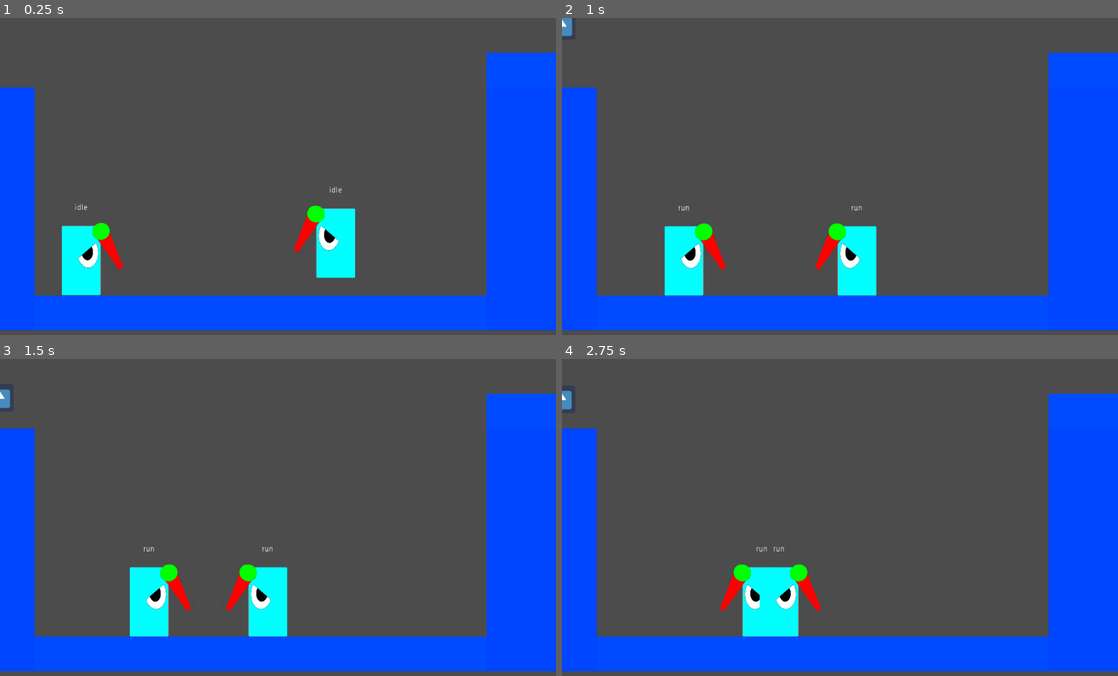
Above: before the commit, frames 1-4 (two rows, left to right).
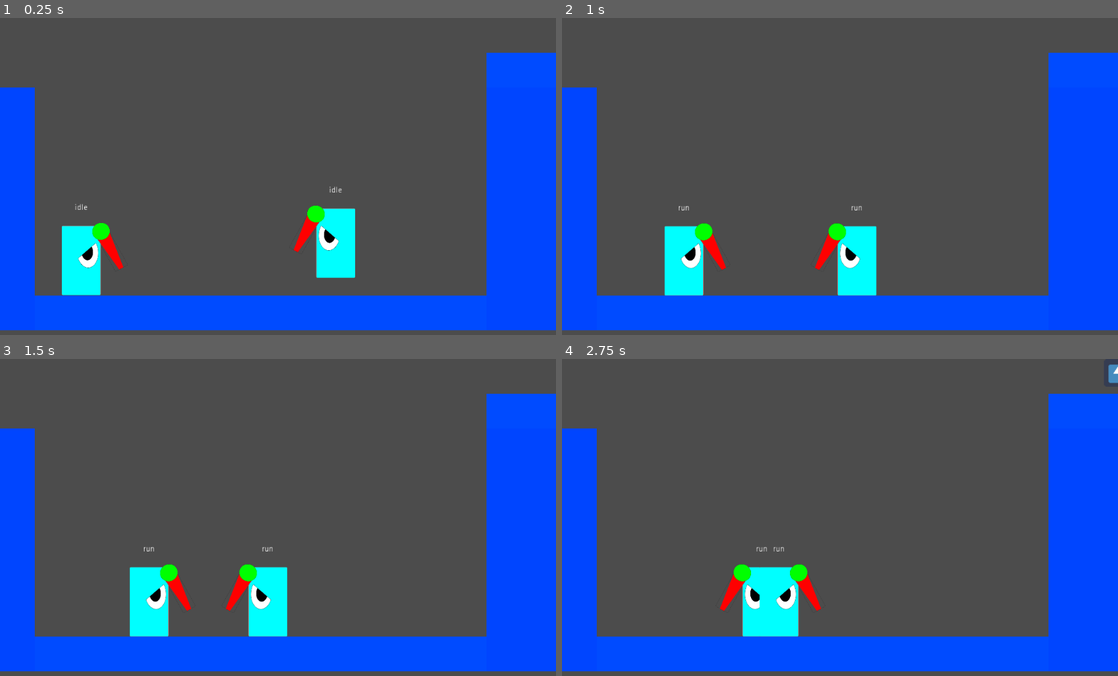
Above: after the commit, the same moments.

Repository: MellowM00se/Godot_Game_Jam
Game: Godot game, scene res://Scenes/level.tscn
The game is run twice, just before and just after one commit, with the same random seed, the same clock (stepped at 60 frames per second) and the same inputs. The project has no main scene, so this scene is started directly. The engine's default icon, where the game draws it, is replaced by a stand-in: a white triangle on a blue panel in a dark square.
Inputs:
- Up to frame 1 (0.25 s): no input
- Up to frame 2 (1 s): hold Right (move_right) from 0.53 s (still down); tap Space (jump) at 0.77 s
- Up to frame 3 (1.5 s): keep holding Right (move_right)
- Up to frame 4 (2.75 s): tap Space (jump) at 1.52 s; release Right (move_right) at 2.03 s; hold Left (move_left) from 2.03 s (still down)

Frame 1 is identical in both runs. In frame 2, 0.1% of the frame differs, in the area x 0-2%, y 0-6%; in frame 3, 0.1%; in frame 4, 0.2%, in the area x 0-100%, y 1-17%.

Commit message:
ranged enemy cont

Diff:
--- /dev/null
+++ b/Scenes/bullet.tscn
@@ -0,0 +1,20 @@
+[gd_scene load_steps=4 format=2]
+
+[ext_resource path="res://Scripts/bullet.gd" type="Script" id=1]
+[ext_resource path="res://textures/weapon.png" type="Texture" id=2]
+
+[sub_resource type="RectangleShape2D" id=1]
+extents = Vector2( 32, 32 )
+
+[node name="bullet" type="Area2D"]
+scale = Vector2( 0.648, 0.688 )
+collision_layer = 16
+script = ExtResource( 1 )
+
+[node name="Sprite" type="Sprite" parent="."]
+rotation = 1.57079
+texture = ExtResource( 2 )
+
+[node name="CollisionShape2D" type="CollisionShape2D" parent="."]
+position = Vector2( 96, 0 )
+shape = SubResource( 1 )
--- a/Scenes/level.tscn
+++ b/Scenes/level.tscn
@@ -1,7 +1,8 @@
-[gd_scene load_steps=5 format=2]
+[gd_scene load_steps=6 format=2]
 
 [ext_resource path="res://Scenes/meleeEnemy.tscn" type="PackedScene" id=1]
 [ext_resource path="res://icon.png" type="Texture" id=2]
+[ext_resource path="res://Scenes/rangedEnemies.tscn" type="PackedScene" id=3]
 
 [sub_resource type="PhysicsMaterial" id=1]
 bounce = 0.5
@@ -18,13 +19,13 @@
 [node name="meleeEnemy2" parent="." instance=ExtResource( 1 )]
 position = Vector2( 256, 864 )
 
-[node name="meleeEnemy3" parent="." instance=ExtResource( 1 )]
-position = Vector2( 2592, 0 )
+[node name="rangedEnemies" parent="." instance=ExtResource( 3 )]
+position = Vector2( 2240, -38.5 )
 
 [node name="RigidBody2D" type="RigidBody2D" parent="." groups=[
 "player",
 ]]
-position = Vector2( 0, -64 )
+position = Vector2( 2048, -576 )
 mass = 1.0102
 physics_material_override = SubResource( 1 )
 
--- a/Scenes/rangedEnemies.tscn
+++ b/Scenes/rangedEnemies.tscn
@@ -1,16 +1,19 @@
-[gd_scene load_steps=9 format=2]
+[gd_scene load_steps=10 format=2]
 
 [ext_resource path="res://Scripts/Enemies/rangedEnemies.gd" type="Script" id=1]
 [ext_resource path="res://Scripts/Enemies/rangedStateMachine.gd" type="Script" id=2]
 [ext_resource path="res://textures/weapon.png" type="Texture" id=3]
 [ext_resource path="res://textures/character.png" type="Texture" id=4]
 
+[sub_resource type="RectangleShape2D" id=5]
+extents = Vector2( 448, 176 )
+
 [sub_resource type="RectangleShape2D" id=1]
 extents = Vector2( 64, 96 )
 
 [sub_resource type="Animation" id=2]
 resource_name = "attack"
-length = 0.4
+length = 0.5
 tracks/0/type = "value"
 tracks/0/path = NodePath("pivot/Sprite:scale")
 tracks/0/interp = 1
@@ -46,6 +49,20 @@
 "transitions": PoolRealArray( 1, 1 ),
 "update": 1,
 "values": [ true, false ]
+}
+tracks/3/type = "method"
+tracks/3/path = NodePath(".")
+tracks/3/interp = 1
+tracks/3/loop_wrap = true
+tracks/3/imported = false
+tracks/3/enabled = true
+tracks/3/keys = {
+"times": PoolRealArray( 0.4 ),
+"transitions": PoolRealArray( 1 ),
+"values": [ {
+"args": [  ],
+"method": "fireBullet"
+} ]
 }
 
 [sub_resource type="Animation" id=3]
@@ -130,6 +147,15 @@
 scale = Vector2( 0.646465, 0.688172 )
 texture = ExtResource( 3 )
 
+[node name="detector" type="Area2D" parent="pivot"]
+position = Vector2( 432, 0 )
+
+[node name="CollisionShape2D" type="CollisionShape2D" parent="pivot/detector"]
+shape = SubResource( 5 )
+
+[node name="attackPos" type="Position2D" parent="pivot"]
+position = Vector2( 160, 0 )
+
 [node name="Sprite" type="Sprite" parent="."]
 modulate = Color( 0.537255, 0.972549, 0.180392, 1 )
 scale = Vector2( 0.642, 0.843 )
@@ -168,3 +194,10 @@
 anims/attack = SubResource( 2 )
 anims/idle = SubResource( 3 )
 anims/reload = SubResource( 4 )
+
+[node name="reload" type="Timer" parent="."]
+wait_time = 0.4
+one_shot = true
+[connection signal="body_entered" from="pivot/detector" to="." method="_on_detector_body_entered"]
+[connection signal="body_exited" from="pivot/detector" to="." method="_on_detector_body_exited"]
+[connection signal="timeout" from="reload" to="." method="_on_reload_timeout"]
--- a/Scripts/Enemies/meleeEnemy.gd
+++ b/Scripts/Enemies/meleeEnemy.gd
@@ -103,4 +103,4 @@
 	var groups = body.get_groups()
 
 	if groups.has("player"):
-		body.knockBack(knockBack * direction)
+		pass
--- a/Scripts/Enemies/rangedEnemies.gd
+++ b/Scripts/Enemies/rangedEnemies.gd
@@ -1,16 +1,103 @@
 extends KinematicBody2D
 
+export var gravity = 10
+export var speed = 150
 
-# Declare member variables here. Examples:
-# var a = 2
-# var b = "text"
+
+
+
+
+var bulletPath = preload("res://Scenes/bullet.tscn")
+var hurt = false
+var playerDetected = false
+var canAttack = true
+
+
+
+var direction = 1
+var motion =  Vector2()
+const UP = Vector2(0,-1)
+
+
+
 
 
 # Called when the node enters the scene tree for the first time.
 func _ready():
 	pass # Replace with function body.
 
+func fireBullet():
+	var bullet = bulletPath.instance()
 
-# Called every frame. 'delta' is the elapsed time since the previous frame.
-#func _process(delta):
-#	pass
+	bullet.position =  $pivot/attackPos.global_position
+	bullet.direction = direction
+	get_parent().add_child(bullet)
+	canAttack = false
+	$reload.start()
+
+
+func _physics_process(delta):
+
+
+
+
+	motion = move_and_slide(motion,UP)
+
+
+
+func applyGravity():
+	motion.y += gravity
+
+
+
+
+
+func applyMovement():
+
+	if not $rightGroundRay.is_colliding():
+		direction = -1
+		$Sprite.flip_h = true
+		$pivot.scale.x = -1
+	elif not $leftGroundRay.is_colliding():
+		direction = 1
+		$Sprite.flip_h = false
+		$pivot.scale.x = 1
+	elif $rightWallRay.is_colliding():
+		direction = -1
+		$Sprite.flip_h = true
+		$pivot.scale.x = -1
+	elif $leftWallRay.is_colliding():
+		direction = 1
+		$Sprite.flip_h = false
+		$pivot.scale.x = 1
+
+
+
+	motion.x = speed *direction
+
+
+
+
+func stopMovement():
+
+	motion.x = lerp(motion.x ,0,0.2)
+
+
+func _on_detector_body_entered(body):
+
+	var groups = body.get_groups()
+
+	if groups.has("player"):
+		playerDetected = true
+
+
+func _on_detector_body_exited(body):
+
+	var groups = body.get_groups()
+
+	if groups.has("player"):
+		playerDetected = false
+
+
+func _on_reload_timeout():
+	canAttack = true
--- a/Scripts/Enemies/rangedStateMachine.gd
+++ b/Scripts/Enemies/rangedStateMachine.gd
@@ -56,21 +56,21 @@
 	match state:
 
 		states.idle:
-			if parent.playerDetected and parent.can_attack:
+			if parent.playerDetected and parent.canAttack:
 				return states.attack
-			elif parent.playerDetected and not parent.can_attack:
+			elif parent.playerDetected and not parent.canAttack:
 				return states.reload
 			elif parent.motion.x != 0:
 				return states.patrol
 		states.patrol:
-			if parent.playerDetected and parent.can_attack:
+			if parent.playerDetected and parent.canAttack:
 				return states.attack
-			elif parent.playerDetected and not parent.can_attack:
+			elif parent.playerDetected and not parent.canAttack:
 				return states.reload
 			elif parent.motion.x == 0:
 				return states.idle
 		states.attack:
-			if not parent.can_attack:
+			if not parent.canAttack:
 				return states.reload
 			elif not parent.playerDetected:
 				return states.idle
@@ -80,7 +80,7 @@
 
 			if not parent.playerDetected:
 				return states.idle
-			elif parent.can_attack:
+			elif parent.canAttack:
 				return states.attack
 
 		states.hurt:
--- /dev/null
+++ b/Scripts/bullet.gd
@@ -0,0 +1,19 @@
+extends Area2D
+
+var direction = 1
+var speed = 100
+
+# Called when the node enters the scene tree for the first time.
+func _ready():
+	pass # Replace with function body.
+
+func _process(delta):
+
+	if direction ==1:
+		$Sprite.flip_h = true
+	elif direction == -1:
+		$Sprite.flip_h = false
+
+
+
+	position.x += (direction * speed)
